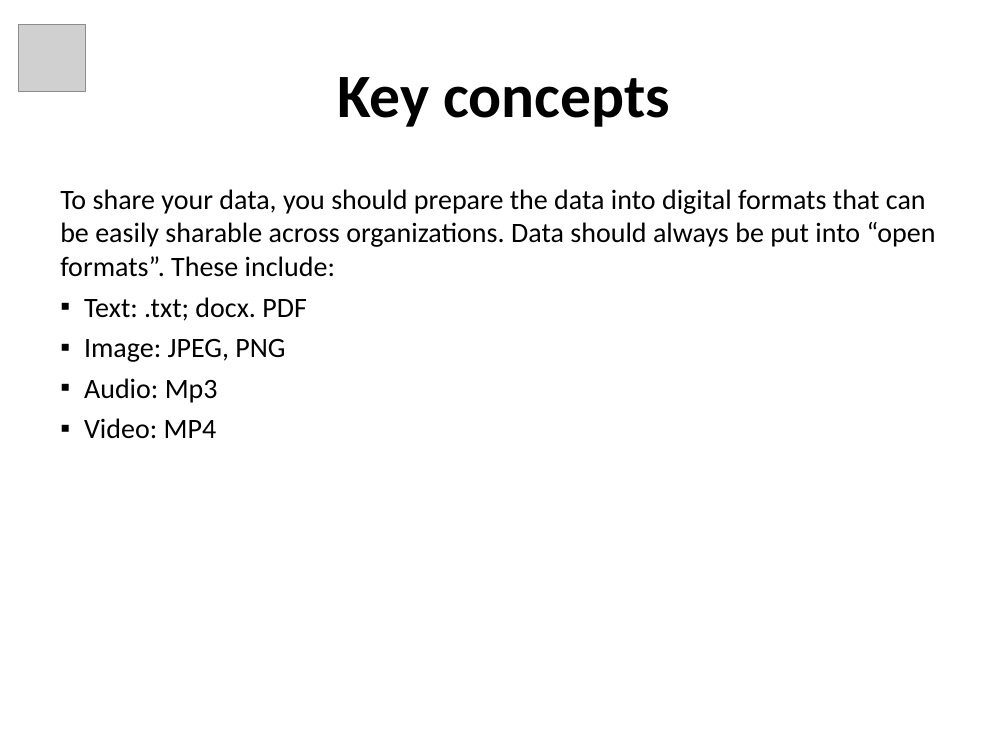
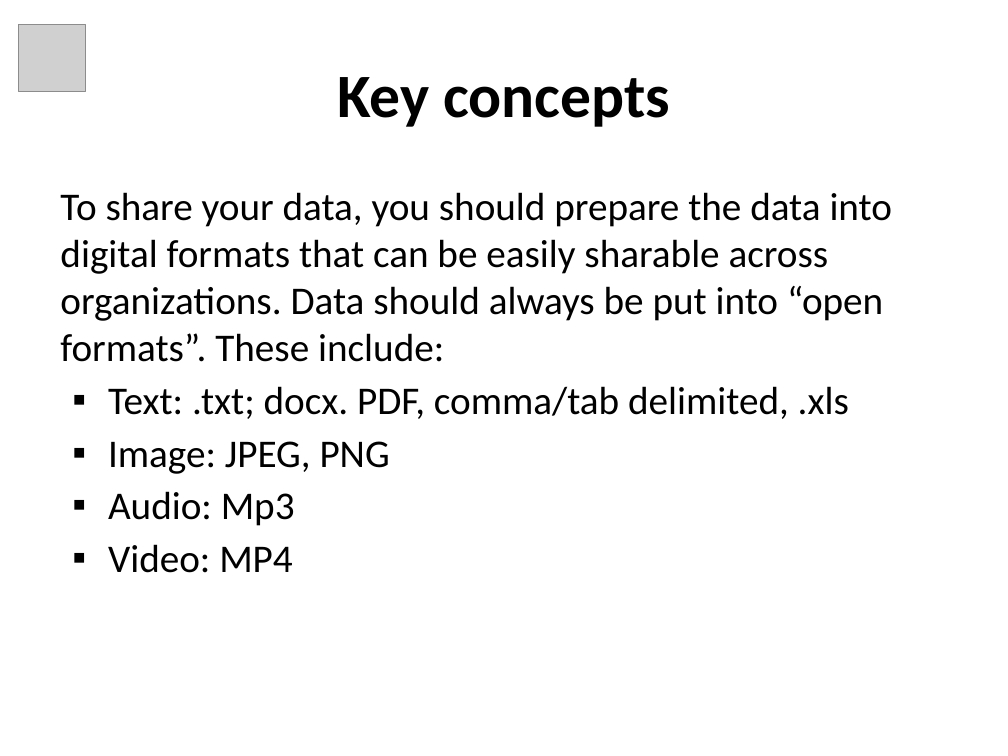
Before and after one commit to tascha/D4DM, a slide deck: slide 22 of documents/Module4_Slides.ppt (slide 21 before the commit). Drawn at 1008x756 pixels with LibreOffice and Linux fonts; fonts in the diff are those of the drawing; grey boxes stand for pictures. Boxes give left, top, right and bottom in pixels: in the first picture for what was removed or moved away, otherwise in the second. Text is boxed around its words. In the diff, an @@ line names an element or a change of style, - is before the commit and + after.

```diff
--- a/documents/Module4_Slides.ppt
+++ b/documents/Module4_Slides.ppt
@@ text at <box>60,192,893,573</box>: size 20 to 28 pt in "To share your data, you should prepare ...", "Image: JPEG, PNG", "Audio: Mp3", "Video: MP4"; less space between paragraphs @@
@@ text at <box>108,386,849,419</box>: text changed; size 20 to 28 pt @@
-▪ Text: .txt; docx. PDF
+▪ Text: .txt; docx. PDF, comma/tab delimited, .xls
```
Also in this commit, not shown: 18 other slides changed, 5 slides added, 4 slides removed.
